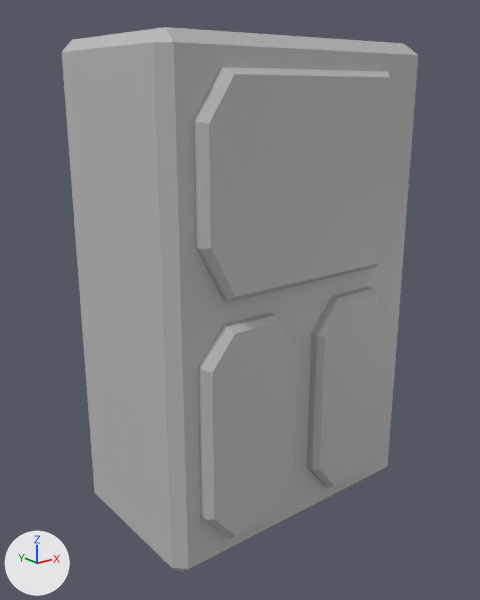
One commit to the FBX model sem_3/Environments/utilitiesBox.fbx: the scene before it, then after it.
One viewpoint serves both versions: a camera (50 mm lens) standing at (-0.713, -0.882, 0.424) and looking at (-0.014, -0.008, 0.074). The lights are fixed; the arrows at lower left show +X, +Y and +Z. Where no turn or scale is listed for an object, it has been applied to the vertices.

The scene before the commit, as lines of its bpy script (objects in view):
```python
me_mesh = bpy.data.meshes.new('Mesh')
me_mesh.from_pydata(...)  # 237 vertices, 258 faces; spans x -0.25..0.25, y -0.172..0.15, z -0.309..0.5
me_mesh.materials.append(mat_lambert1)  # grey #bcbcbc
ob_utilitiesbox = bpy.data.objects.new('utilitiesBox', me_mesh)
ob_utilitiesbox.location = (0.0, 0.0, 0.0)
```
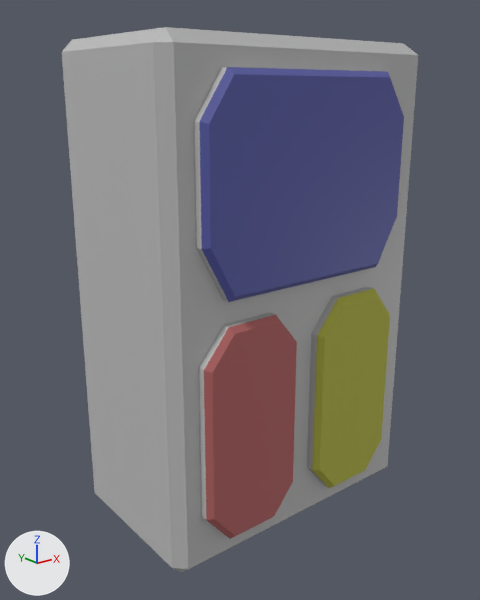
What differs and where, as boxes (x1, y1, x2, y2) in the pictures (480 x 600 px):
```json
{"part": 1, "of": "me_mesh", "change": "recoloured", "before": [204, 315, 297, 539], "after": [204, 315, 297, 539], "on screen": "grey to brown"}
{"part": 2, "of": "me_mesh", "change": "recoloured", "before": [312, 289, 390, 489], "after": [312, 289, 390, 489], "on screen": "grey to yellow"}
{"part": 3, "of": "me_mesh", "change": "recoloured", "before": [199, 67, 404, 302], "after": [199, 67, 404, 302], "on screen": "grey to blue"}
```

The change, as JSON lines over the scene's bpy script:
```json
{"op": "add", "block": "mat_paintedmetal2", "code": ["mat_paintedmetal2 = principled_material('PaintedMetal2')", "mat_paintedmetal2.base_color = (0.454, 0.463, 0.054)  # yellow #b4b542", "mat_paintedmetal2.roughness = 0.749"]}
{"op": "add", "block": "mat_lambert2", "code": ["mat_lambert2 = principled_material('lambert2')", "mat_lambert2.base_color = (0.091, 0.101, 0.369)  # blue #5559a4"]}
{"op": "add", "block": "mat_paintedmetal", "code": ["mat_paintedmetal = principled_material('PaintedMetal')", "mat_paintedmetal.base_color = (0.44, 0.121, 0.121)  # brown #b16262", "mat_paintedmetal.roughness = 0.749"]}
{"block": "me_mesh", "where": "me_mesh.from_pydata(...)  # 237 vertices, 258 faces; spans x -0.25..0.25, y -0.172..0.15, z -0.309..0.5"}
{"block": "me_mesh", "where": "# used by ob_utilitiesbox; location = (0.0, 0.0, 0.0)"}
{"block": "me_mesh", "change": "me_mesh part 1: all 27 faces centred in x -0.2..-0.027, y -0.172..-0.168, z -0.257..0.095 switch from mat_lambert1 (grey #bcbcbc) to mat_paintedmetal (brown #b16161)"}
{"block": "me_mesh", "change": "me_mesh part 2: all 27 faces centred in x 0.027..0.2, y -0.172..-0.168, z -0.257..0.095 switch from mat_lambert1 (grey #bcbcbc) to mat_paintedmetal2 (yellow #b4b542)"}
{"block": "me_mesh", "change": "me_mesh part 3: all 34 faces centred in x -0.2..0.2, y -0.172..-0.168, z 0.142..0.45 switch from mat_lambert1 (grey #bcbcbc) to mat_lambert2 (blue #5559a4)"}
```
